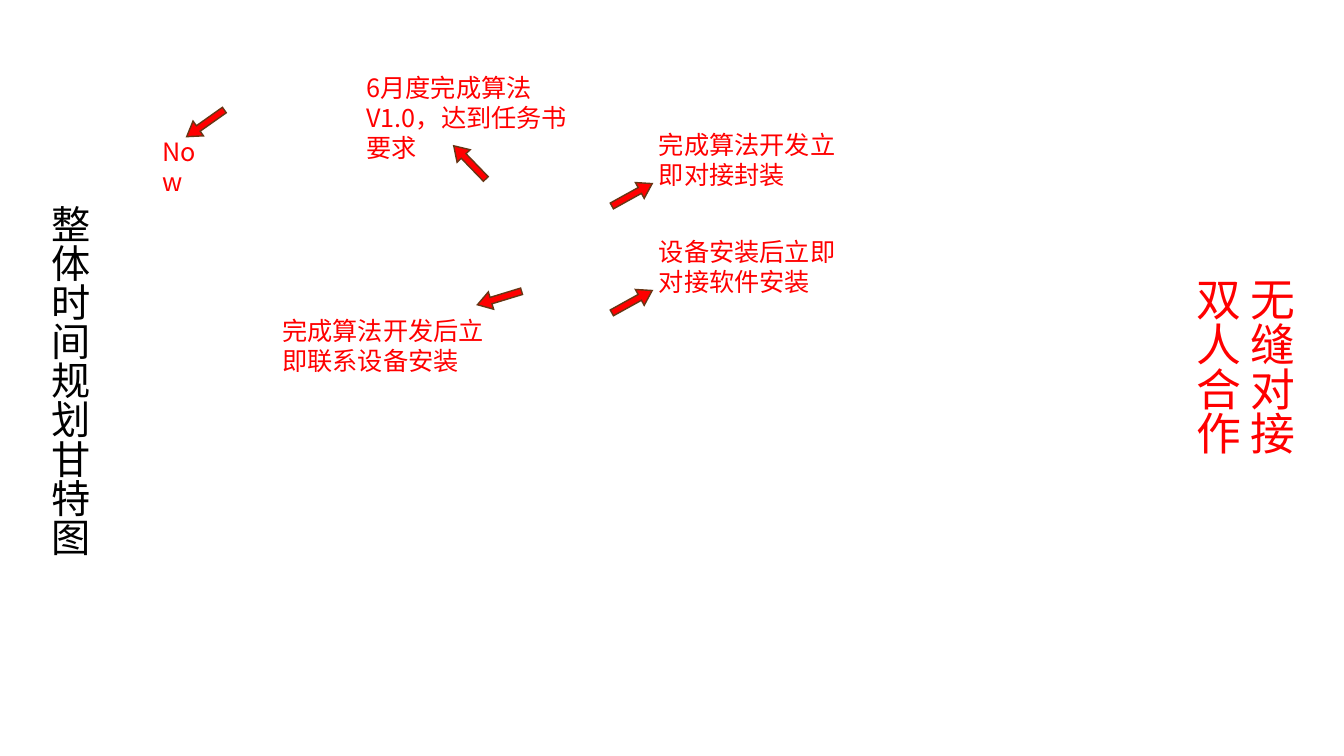
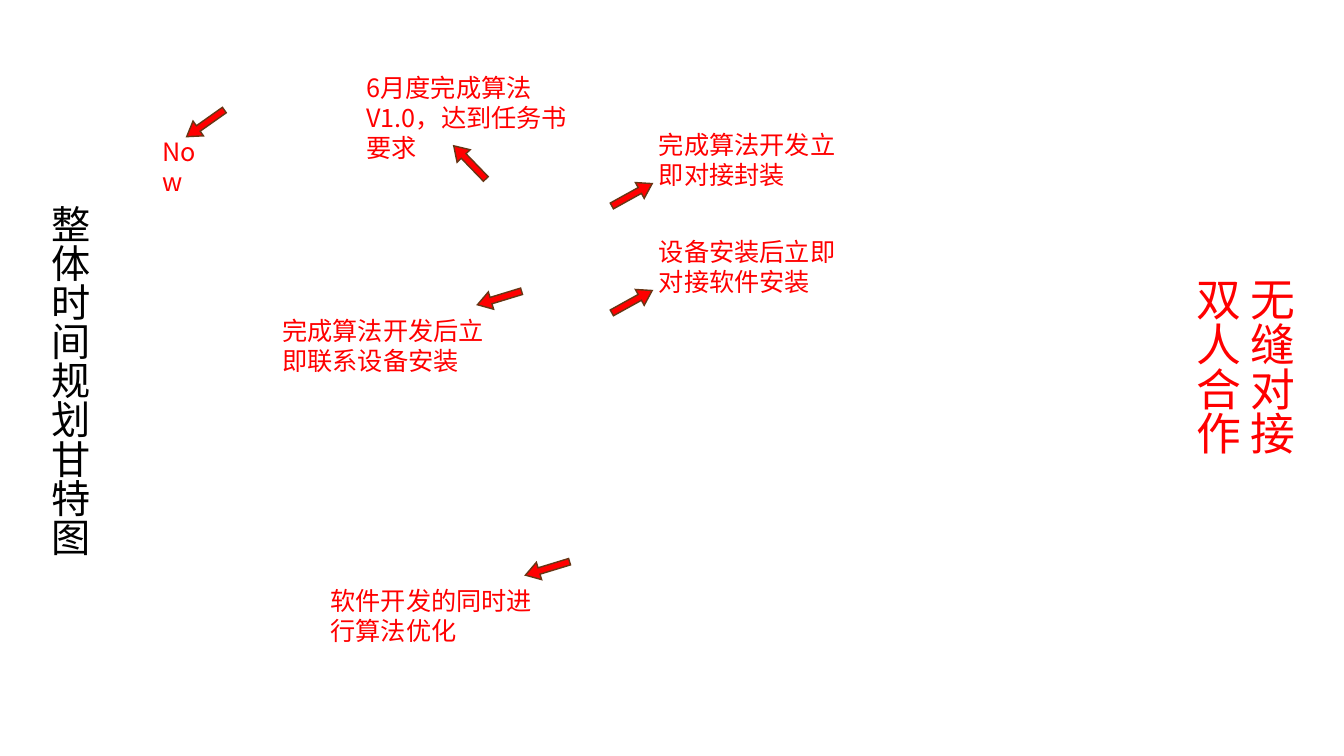
Before and after one commit to lizhenbang56/Papers, a slide deck: slide 2 of papers/车底检测/车底爆炸物检测装置产品立项报告.pptx. Drawn at 1344x756 pixels with LibreOffice and Linux fonts; fonts in the diff are those of the drawing; background and template pictures are left out. Boxes give left, top, right and bottom in pixels: in the first picture for what was removed or moved away, otherwise in the second. Text is boxed around its words. In the diff, an @@ line names an element or a change of style, - is before the commit and + after.

```diff
--- a/papers/车底检测/车底爆炸物检测装置产品立项报告.pptx
+++ b/papers/车底检测/车底爆炸物检测装置产品立项报告.pptx
@@ right arrow added at (523, 553, 572, 584), fill #FF0000, outline #683715 1 pt @@
@@ text added at (330, 588, 532, 642), 18 pt, text #FF0000 @@
+软件开发的同时进行算法优化
```
Also in this commit, not shown: 4 other slides changed, 1 slide removed, 17 other files.
